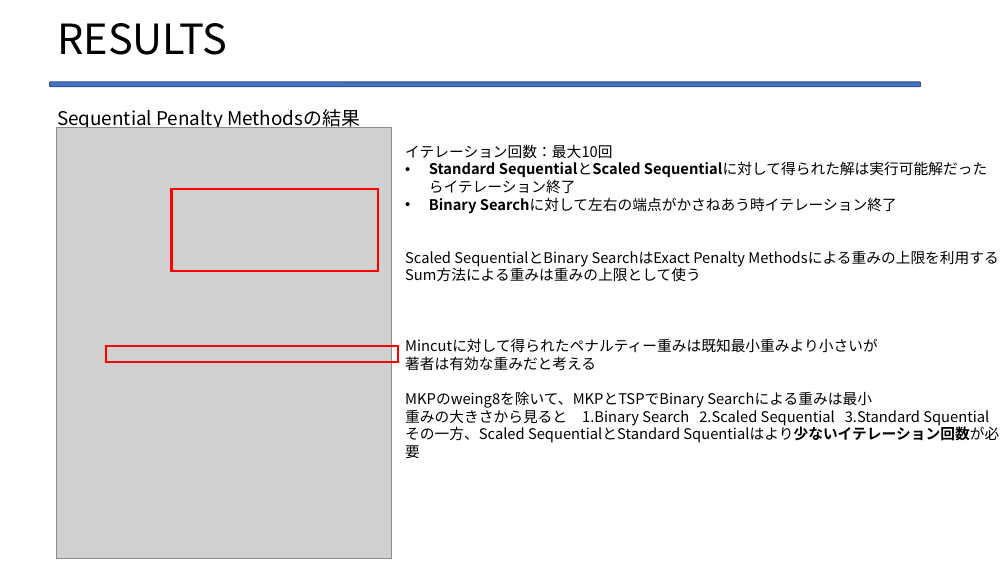
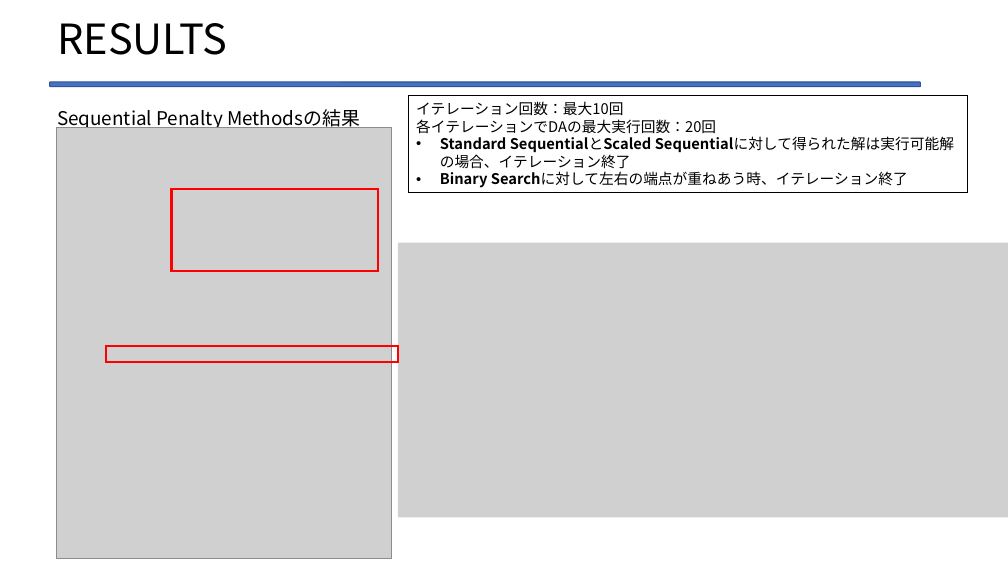
Before and after one commit to Legolas9999/zemi, a slide deck: slide 45 of lcj_ron_zemi2.pptx (slide 41 before the commit). Drawn at 1008x567 pixels with LibreOffice and Linux fonts; fonts in the diff are those of the drawing; grey boxes stand for pictures. Boxes give left, top, right and bottom in pixels: in the first picture for what was removed or moved away, otherwise in the second. Text is boxed around its words. In the diff, an @@ line names an element or a change of style, - is before the commit and + after.

```diff
--- a/lcj_ron_zemi2.pptx
+++ b/lcj_ron_zemi2.pptx
@@ rectangle added at (409, 96, 968, 193), outline #000000 0.75 pt, 14 pt, text #000000 @@
+イテレーション回数：最大10回
+各イテレーションでDAの最大実行回数：20回
+• Standard SequentialとScaled Sequentialに対して得られた解は実行可能解の場合、イテレーション終了
+• Binary Searchに対して左右の端点が重ねあう時、イテレーション終了
@@ text removed at (405, 144, 999, 443) @@
-イテレーション回数：最大10回
-• Standard SequentialとScaled Sequentialに対して得られた解は実行可能解だったらイテレーション終了
-• Binary Searchに対して左右の端点がかさねあう時イテレーション終了
-Scaled SequentialとBinary SearchはExact Penalty Methodsによる重みの上限を利用する
-Sum方法による重みは重みの上限として使う
-Mincutに対して得られたペナルティー重みは既知最小重みより小さいが
-著者は有効な重みだと考える
-MKPのweing8を除いて、MKPとTSPでBinary Searchによる重みは最小
-重みの大きさから見ると 1.Binary Search 2.Scaled Sequential 3.Standard Squential
-その一方、Scaled SequentialとStandard Squentialはより少ないイテレーション回数が必要
@@ picture added at (398, 243, 1008, 518) @@
```
Also in this commit, not shown: 16 other slides changed, 4 slides added, 5 other files.
